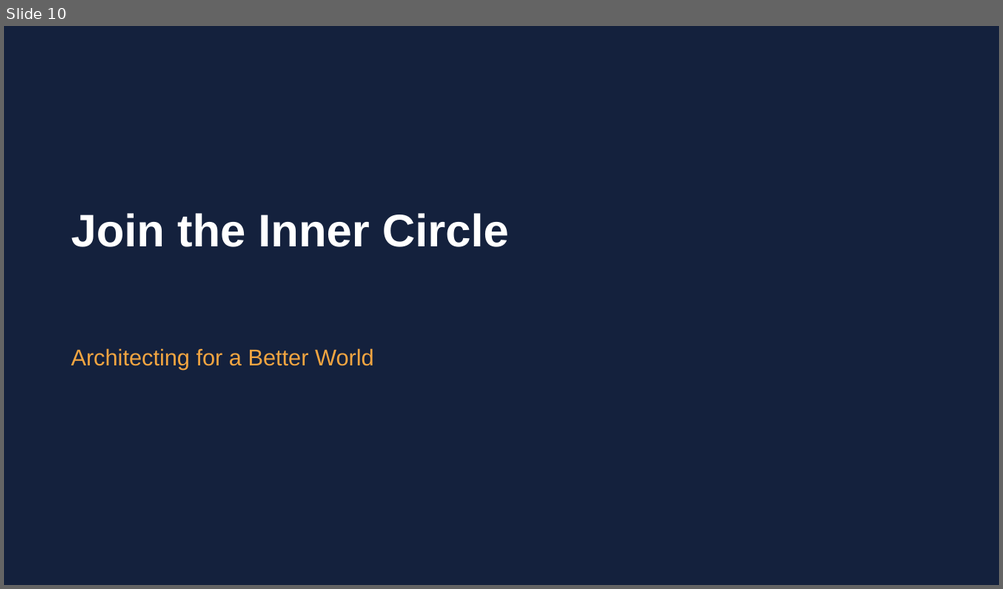
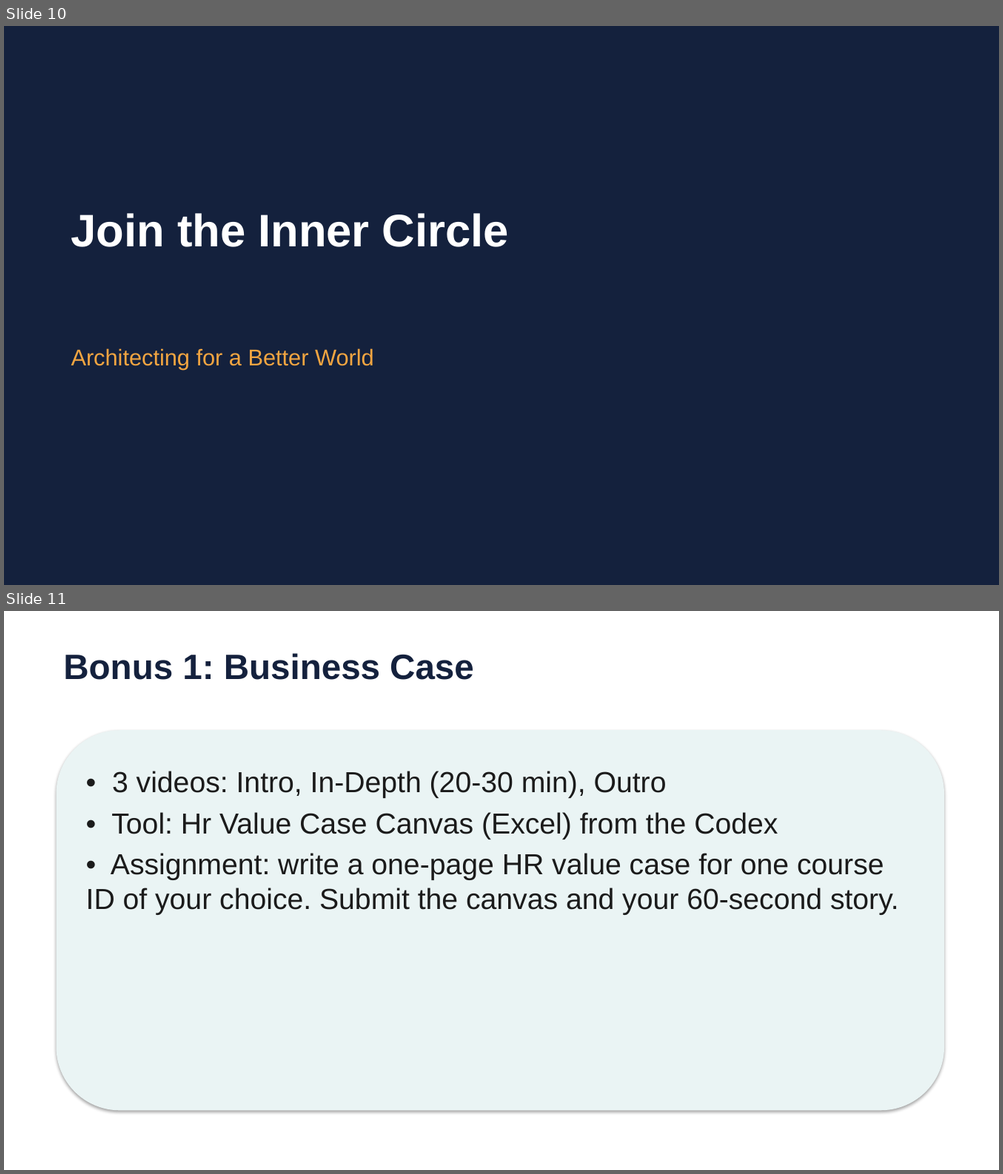
Before and after one commit to nbnayak88/learning-township, a slide deck: 01-HR-Human-Capital-Capability-Academy-Workforce-Monday/HR-Human-Capital-Transformation-132-3-Day-Course/Course/Course_Full.pptx. Shown one above the other, each under a label of ours: slide 10 before the commit, slides 10 and 11 after it. The pictures are 1003x589 and 1003x1174 pixels, drawn with LibreOffice and Linux fonts; fonts in the diff are those of the drawing. Boxes give left, top, right and bottom in pixels: in the first picture for what was removed or moved away, otherwise in the second. Text is boxed around its words. In the diff, an @@ line names an element or a change of style, - is before the commit and + after.

```diff
--- a/01-HR-Human-Capital-Capability-Academy-Workforce-Monday/HR-Human-Capital-Transformation-132-3-Day-Course/Course/Course_Full.pptx
+++ b/01-HR-Human-Capital-Capability-Academy-Workforce-Monday/HR-Human-Capital-Transformation-132-3-Day-Course/Course/Course_Full.pptx
@@ slide 11 added at bbox=[4, 611, 999, 1170], background #FFFFFF @@
@@ text added at bbox=[63, 653, 474, 680], 34 pt, text #14213D, bold @@
+Bonus 1: Business Case
@@ rounded rectangle added at bbox=[57, 730, 944, 1111], fill #EAF4F4 @@
@@ text added at bbox=[86, 771, 899, 915], 28 pt, text #1B1B1B @@
+• 3 videos: Intro, In-Depth (20-30 min), Outro
+• Tool: Hr Value Case Canvas (Excel) from the Codex
+• Assignment: write a one-page HR value case for one course ID of your choice. Submit the canvas and your 60-second story.
```
Also in this commit, not shown: 2 other slides added, 50 other files.
